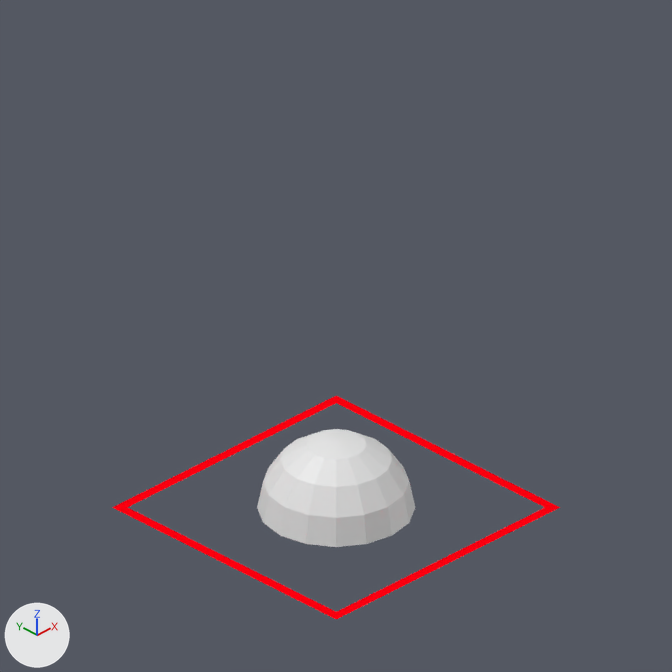
Before and after pictures for a commit that changed the Blender file rct2/scenery/SpaceTheming/tsp1_Tree/tsp1_V001.blend.
Both versions are drawn from the file's camera 'Camera'. Every picture has the same lights, and +X, +Y and +Z are marked at lower left. The picture after the commit comes second.

Script lines for the objects in view, before the commit:
```python
me_plane_001 = bpy.data.meshes.new('Plane.001')
me_plane_001.from_pydata([(-2.0, -2.0, 0.0), (2.0, -2.0, 0.0), (-2.0, 2.0, 0.0), (2.0, 2.0, 0.0), (-1.86, 1.86, 0.0), (-1.86, -1.86, 0.0), (1.86, -1.86, 0.0), (1.86, 1.86, 0.0)], [], [(5, 4, 2, 0), (6, 5, 0, 1), (7, 6, 1, 3), (4, 7, 3, 2)])
me_plane_001.materials.append(mat_guide)  # red #ff000f
me_sphere = bpy.data.meshes.new('Sphere')
me_sphere.from_pydata(...)  # 65 vertices, 64 faces; spans x -1.0..1.0, y -1.0..1.0, z 0.0..1.0
ob_plane_001 = bpy.data.objects.new('Plane.001', me_plane_001)
ob_plane_001.location = (0.0, 0.0, 0.0)
ob_sphere = bpy.data.objects.new('Sphere', me_sphere)
ob_sphere.location = (0.0, 0.0, 0.0)
```
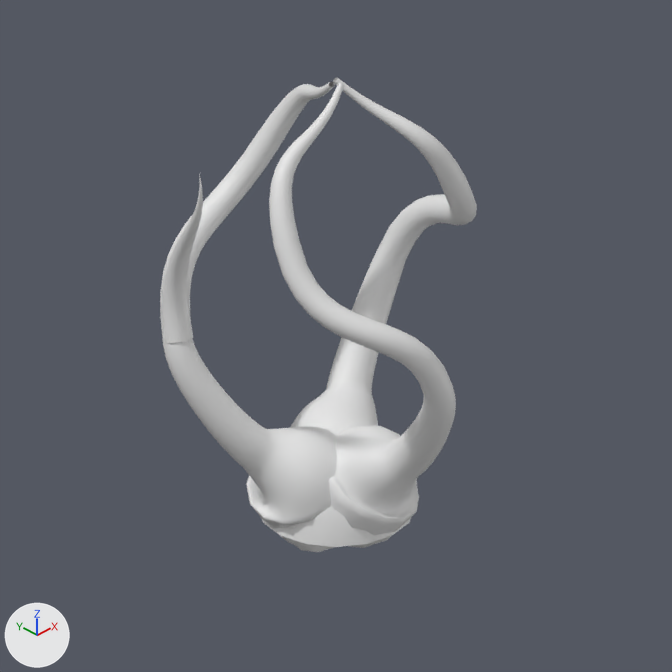
Where the change shows, as pixel boxes [x1, y1, x2, y2] in the pictures (672 x 672 px):
'BezierCurve.002', added
    after: [269, 83, 456, 548]
'BezierCurve.001', added
    after: [160, 82, 337, 552]
'BezierCurve', added
    after: [291, 77, 477, 436]
'Plane.001', hidden
    before: [112, 396, 560, 619]
'BezierCurve.003', added
    after: [161, 178, 203, 343]
'Sphere', unchanged, covered by the edit
    before: [257, 429, 415, 547]
    after: [261, 505, 411, 547]

Diff of the bpy script that builds the scene:
```diff
--- a/rct2/scenery/SpaceTheming/tsp1_Tree/tsp1_V001.blend.py
+++ b/rct2/scenery/SpaceTheming/tsp1_Tree/tsp1_V001.blend.py
@@ cu_beziercurve @@
+cu_beziercurve = bpy.data.curves.new('BezierCurve', 'CURVE')
+cu_beziercurve.dimensions = '3D'
+_sp = cu_beziercurve.splines.new('BEZIER'); _sp.bezier_points.add(5)
+_sp.bezier_points.foreach_set('co', [-0.0055, 0.266, 0.086, 0.375, 0.332, 0.592, 0.867, 0.641, 1.074, 1.844, 0.842, 2.608, 1.156, -0.957, 4.632, 0.0411, 0.0581, 6.196])
+_sp.bezier_points.foreach_set('handle_left', [-0.15, 0.122, -0.22, 0.319, 0.155, 0.274, 0.66, 0.465, 0.847, 1.748, 0.964, 2.177, 1.86, -0.793, 3.294, 0.554, -0.409, 5.476])
+_sp.bezier_points.foreach_set('handle_right', [0.0327, 0.304, 0.167, 0.411, 0.444, 0.792, 1.062, 0.808, 1.289, 2.152, 0.452, 3.99, 0.524, -1.104, 5.835, -0.472, 0.525, 6.915])
+for _p, _l, _r in zip(_sp.bezier_points, ['ALIGNED', 'ALIGNED', 'ALIGNED', 'ALIGNED', 'ALIGNED', 'ALIGNED'], ['ALIGNED', 'ALIGNED', 'ALIGNED', 'ALIGNED', 'ALIGNED', 'ALIGNED']): _p.handle_left_type = _l; _p.handle_right_type = _r
+_sp.bezier_points.foreach_set('radius', [2.896, 3.346, 1.319, 0.873, 0.764, 0.178])
+_sp.order_u = 0
+_sp.order_v = 0
+cu_beziercurve.use_path = True
+cu_beziercurve.use_path_clamp = True
+cu_beziercurve.bevel_resolution = 5
+cu_beziercurve.bevel_depth = 0.219
+cu_beziercurve.fill_mode = 'FULL'
@@ cu_beziercurve_001 @@
+cu_beziercurve_001 = bpy.data.curves.new('BezierCurve.001', 'CURVE')
+cu_beziercurve_001.dimensions = '3D'
+_sp = cu_beziercurve_001.splines.new('BEZIER'); _sp.bezier_points.add(1)
+_sp.bezier_points.foreach_set('co', [1.842, 0.842, 2.645, 1.376, 1.532, 5.543])
+_sp.bezier_points.foreach_set('handle_left', [1.65, 1.085, 1.782, 1.184, 1.776, 4.681])
+_sp.bezier_points.foreach_set('handle_right', [2.149, 0.451, 4.026, 1.684, 1.141, 6.925])
+for _p, _l, _r in zip(_sp.bezier_points, ['ALIGNED', 'ALIGNED'], ['ALIGNED', 'ALIGNED']): _p.handle_left_type = _l; _p.handle_right_type = _r
+_sp.bezier_points.foreach_set('radius', [0.894, 0.000615])
+_sp.order_u = 0
+_sp.order_v = 0
+cu_beziercurve_001.use_path = True
+cu_beziercurve_001.use_path_clamp = True
+cu_beziercurve_001.bevel_resolution = 5
+cu_beziercurve_001.bevel_depth = 0.219
+cu_beziercurve_001.fill_mode = 'FULL'
@@ ob_plane_001 @@
 ob_plane_001.location = (0.0, 0.0, 0.0)
+ob_plane_001.hide_render = True
@@ ob_beziercurve @@
+ob_beziercurve = bpy.data.objects.new('BezierCurve', cu_beziercurve)
+ob_beziercurve.location = (0.0, 0.0, 0.0)
@@ ob_beziercurve_001 @@
+ob_beziercurve_001 = bpy.data.objects.new('BezierCurve.001', cu_beziercurve)
+ob_beziercurve_001.location = (0.0, 0.0, 0.0)
+ob_beziercurve_001.rotation_euler = (0.0, 0.0, 2.094)  # degrees (0, 0, 120)
@@ ob_beziercurve_002 @@
+ob_beziercurve_002 = bpy.data.objects.new('BezierCurve.002', cu_beziercurve)
+ob_beziercurve_002.location = (0.0, 0.0, 0.0)
+ob_beziercurve_002.rotation_euler = (0.0, 0.0, 4.189)  # degrees (0, 0, 240)
@@ ob_beziercurve_003 @@
+ob_beziercurve_003 = bpy.data.objects.new('BezierCurve.003', cu_beziercurve_001)
+ob_beziercurve_003.location = (0.0, 0.0, 0.0)
+ob_beziercurve_003.rotation_euler = (0.0, 0.0, 2.094)  # degrees (0, 0, 120)
```
